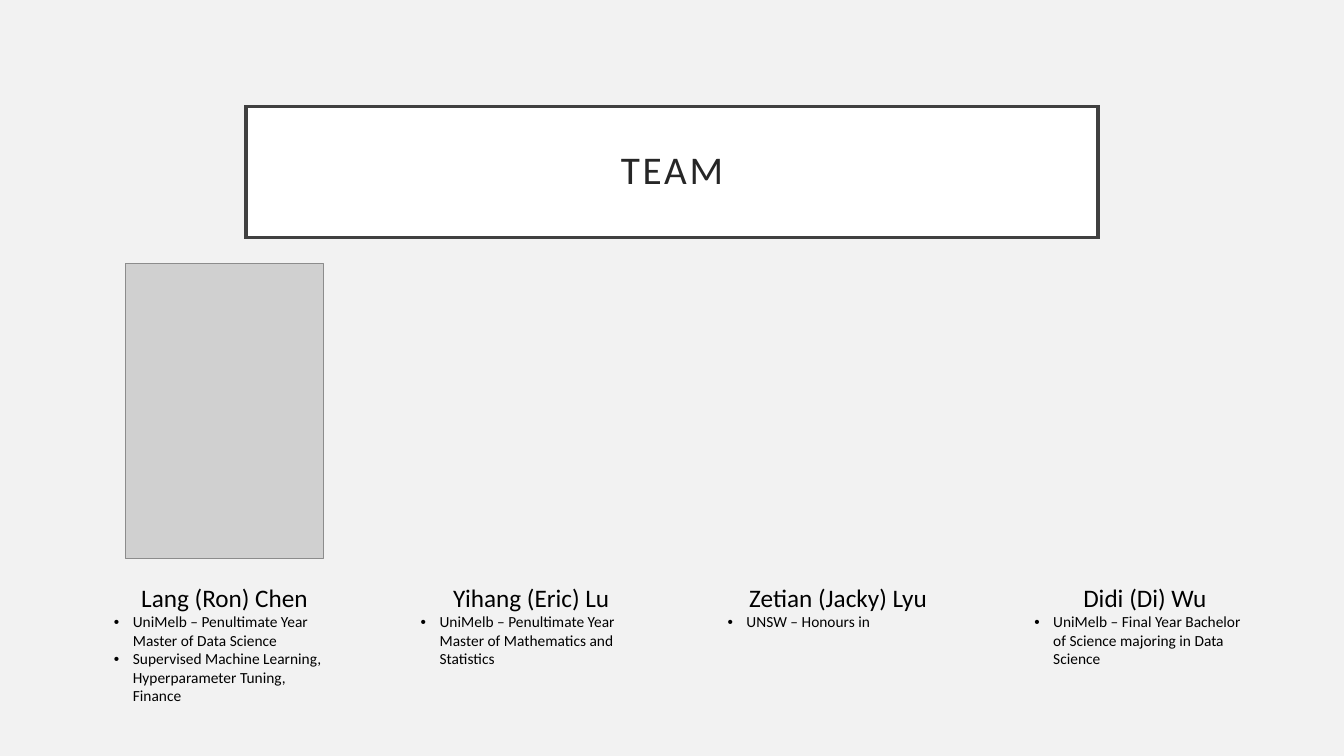
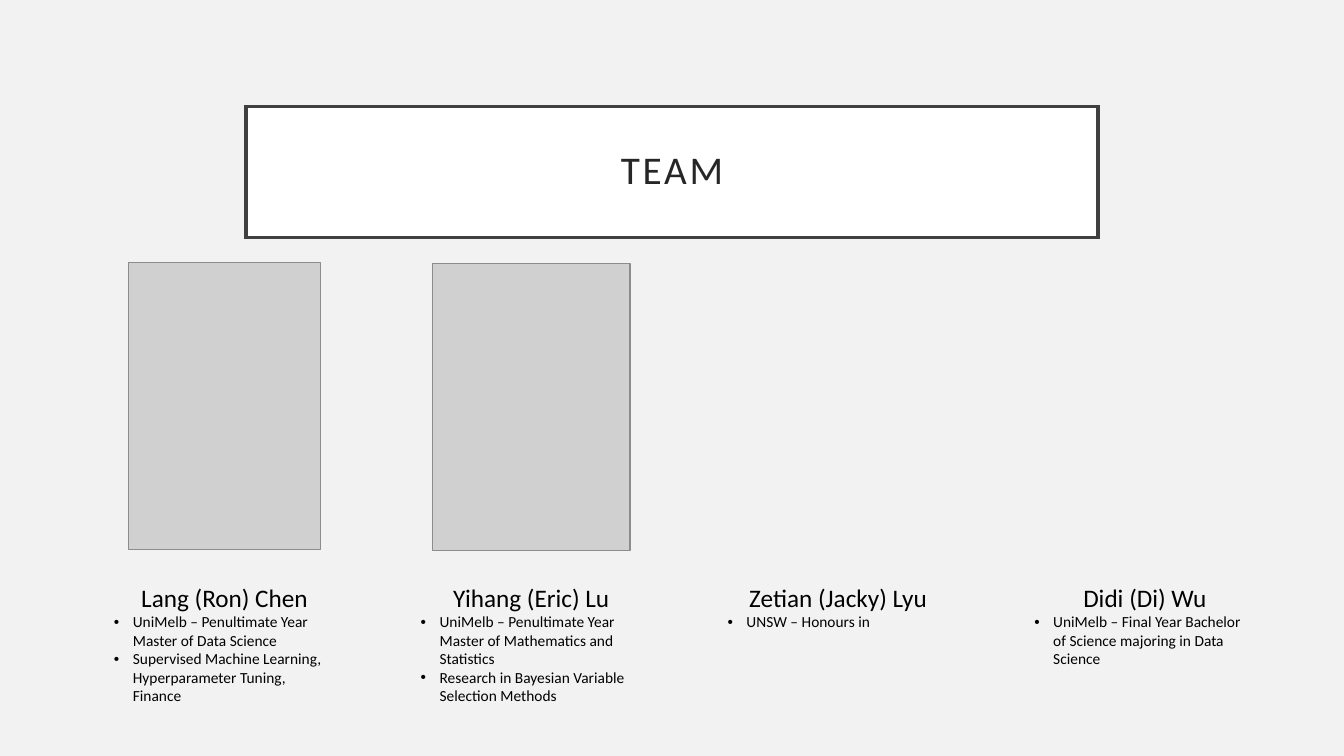
Before and after one commit to Jackil0216/Algothon-deeptrade-mf, a slide deck: slide 2 of Trading Algorithm Presentation.pptx. Drawn at 1344x756 pixels with LibreOffice and Linux fonts; fonts in the diff are those of the drawing; grey boxes stand for pictures. Boxes give left, top, right and bottom in pixels: in the first picture for what was removed or moved away, otherwise in the second. Text is boxed around its words. In the diff, an @@ line names an element or a change of style, - is before the commit and + after.

```diff
--- a/Trading Algorithm Presentation.pptx
+++ b/Trading Algorithm Presentation.pptx
@@ picture: place and size @@
-picture at [125,263,323,560]
+picture at [128,262,321,549]
@@ picture added at [433,264,630,552] @@
@@ text at [440,672,624,701]: paragraph added @@
+• Research in Bayesian Variable Selection Methods
```
Also in this commit, not shown: 4 other slides changed, 1 slide added.
